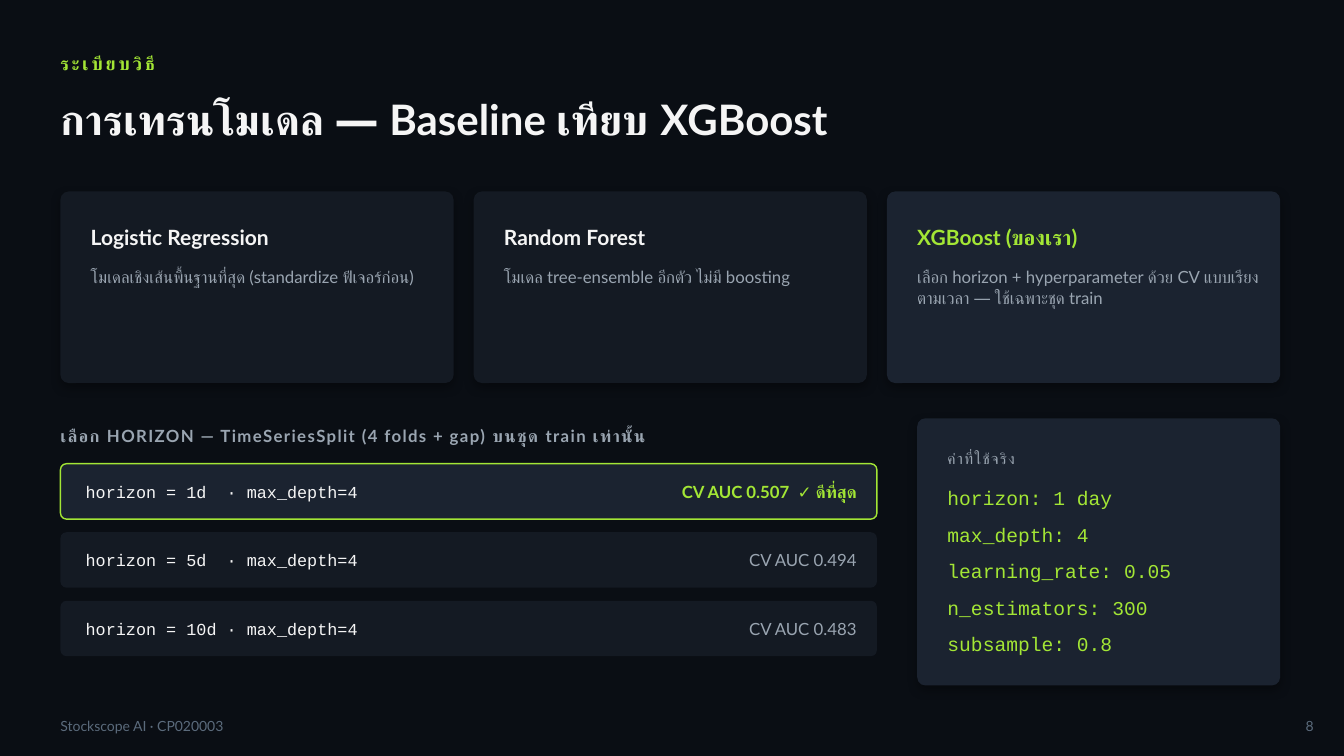
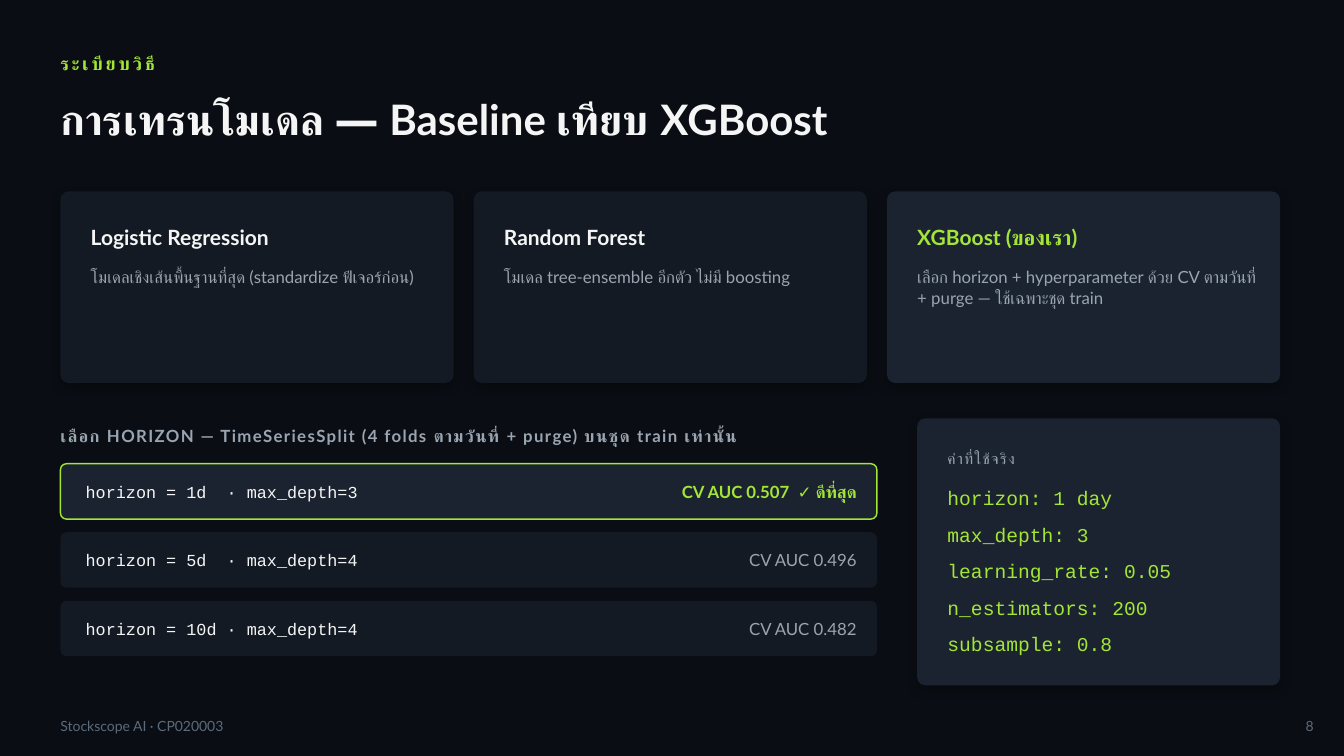
Before and after one commit to txphichatwanich19-rgb/stockscope, a slide deck: slide 8 of ml/stock_direction_presentation.pptx. Drawn at 1344x756 pixels with LibreOffice and Linux fonts; fonts in the diff are those of the drawing. Boxes give left, top, right and bottom in pixels: in the first picture for what was removed or moved away, otherwise in the second. Text is boxed around its words. In the diff, an @@ line names an element or a change of style, - is before the commit and + after.

```diff
--- a/ml/stock_direction_presentation.pptx
+++ b/ml/stock_direction_presentation.pptx
@@ text at bbox=[917, 270, 1256, 309]: text changed @@
-เลือก horizon + hyperparameter ด้วย CV แบบเรียงตามเวลา — ใช้เฉพาะชุด train
+เลือก horizon + hyperparameter ด้วย CV ตามวันที่ + purge — ใช้เฉพาะชุด train
@@ text at bbox=[60, 429, 736, 447]: text changed @@
-เลือก HORIZON — TimeSeriesSplit (4 folds + gap) บนชุด train เท่านั้น
+เลือก HORIZON — TimeSeriesSplit (4 folds ตามวันที่ + purge) บนชุด train เท่านั้น
@@ text at bbox=[86, 486, 358, 502]: text changed @@
-horizon = 1d · max_depth=4
+horizon = 1d · max_depth=3
@@ text at bbox=[947, 528, 1089, 546]: text changed @@
-max_depth: 4
+max_depth: 3
@@ text at bbox=[749, 554, 857, 566]: text changed @@
-CV AUC 0.494
+CV AUC 0.496
@@ text at bbox=[749, 623, 857, 635]: text changed @@
-CV AUC 0.483
+CV AUC 0.482
@@ text at bbox=[947, 601, 1147, 617]: text changed @@
-n_estimators: 300
+n_estimators: 200
```
Also in this commit, not shown: 6 other slides changed, 4 other files.
